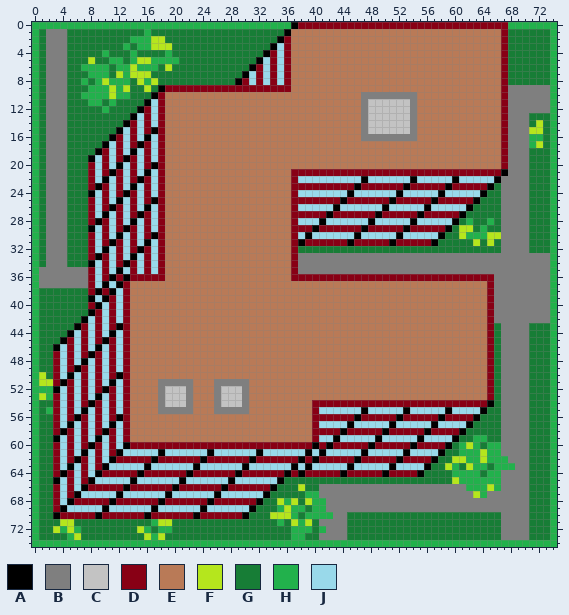
Edited in one commit: sprite sheet (src/Mirage.Urbanization.Resources/Tiles/Clusters/GrowthZones/Residential/d2_q1_n1_a1.png). Above: the version before the commit.
The file is 75x75 pixels. Colours within 5 levels of each other are drawn and written as one.
Palette (. is transparent): A #000000  B #7f7f7f  C #c3c3c3  D #880015  E #b97a57  F #b5e61d  G #177d36  H #22b14c  J #99d9ea
After:
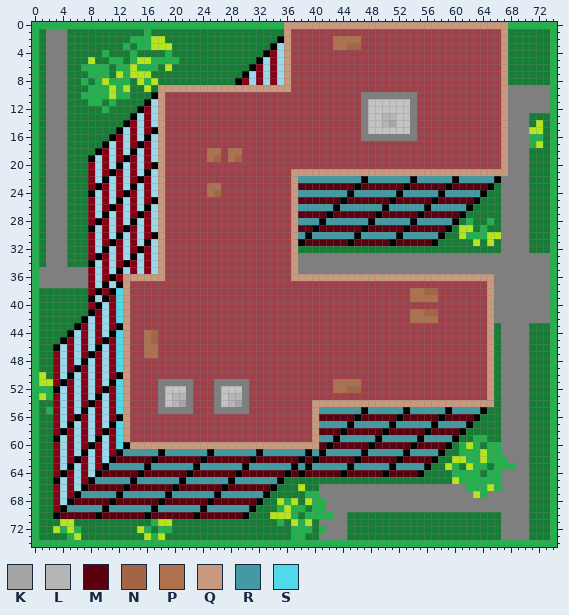
Colours new in this view: K #a5a5a5  L #b5b5b5  M #5b000e  N #a36543  P #ae704d  Q #c9997e  R #449aa2  S #50dae9
The exact change:
colour E: #b97a57 -> #9e414a
Changed rows in their new state; - is a pixel that keeps its letter.
first column x 4:
 0 --------------------------------QQQQQQQQQQQQQQQQQQQQQQQQQQQQQQQQ
 1 --------------------------------Q------------------------------Q
 2 --------------------------------Q------PPPP--------------------Q
 3 --------------------------------Q------PPNN--------------------Q
 4 --------------------------------Q------------------------------Q
 5 --------------------------------Q------------------------------Q
 6 --------------------------------Q------------------------------Q
 7 --------------------------------Q------------------------------Q
 8 --------------------------------Q------------------------------Q
 9 --------------QQQQQQQQQQQQQQQQQQQ------------------------------Q
10 --------------Q------------------------------------------------Q
11 --------------Q------------------------------------------------Q
12 --------------Q------------------------------------------------Q
13 --------------Q-------------------------------LL---------------Q
14 --------------Q-------------------------------LK---------------Q
15 --------------Q------------------------------------------------Q
16 --------------Q------------------------------------------------Q
17 --------------Q------------------------------------------------Q
18 --------------Q------PP-PP-------------------------------------Q
19 --------------Q------PN-PN-------------------------------------Q
20 --------------Q------------------------------------------------Q
21 --------------Q------------------QQQQQQQQQQQQQQQQQQQQQQQQQQQQQQQ
22 --------------Q------------------QRRRRRRRRR-RRRRRR-RRRRR-RRRRR--
23 --------------Q------PP----------QMMMMMMMM-MMMMMM-MMMMM-MMMMM---
24 --------------Q------PN----------QRRRRRRR-RRRRRR-RRRRR-RRRRR----
25 --------------Q------------------QMMMMMM-MMMMMM-MMMMM-MMMMM-----
26 --------------Q------------------QRRRRR-RRRRRR-RRRRR-RRRRR------
27 --------------Q------------------QMMMM-MMMMMM-MMMMM-MMMMM-------
28 --------------Q------------------QRRR-RRRRRR-RRRRR-RRRRR--------
29 --------------Q------------------QMM-MMMMMM-MMMMM-MMMMM---------
30 --------------Q------------------QR-RRRRRR-RRRRR-RRRRR----------
31 --------------Q------------------Q-MMMMMM-MMMMM-MMMMM-----------
32 --------------Q------------------Q------------------------------
33 --------------Q------------------Q------------------------------
34 --------------Q------------------Q------------------------------
35 --------------Q------------------Q------------------------------
36 ---------QQQQQQ------------------QQQQQQQQQQQQQQQQQQQQQQQQQQQQQ--
37 ---------Q---------------------------------------------------Q--
38 --------SQ----------------------------------------PPNN-------Q--
39 --------SQ----------------------------------------PPPP-------Q--
40 --------SQ---------------------------------------------------Q--
41 --------SQ----------------------------------------PPNN-------Q--
42 --------SQ----------------------------------------PPPP-------Q--
43 ---------Q---------------------------------------------------Q--
44 --------SQ--PN-----------------------------------------------Q--
45 --------SQ--PN-----------------------------------------------Q--
46 --------SQ--PP-----------------------------------------------Q--
47 --------SQ--PP-----------------------------------------------Q--
48 --------SQ---------------------------------------------------Q--
49 --------SQ---------------------------------------------------Q--
50 ---------Q---------------------------------------------------Q--
51 --------SQ-----------------------------PPPP------------------Q--
52 --------SQ-----------------------------PPNN------------------Q--
53 --------SQ------LL------LL-----------------------------------Q--
54 --------SQ------LK------LK----------QQQQQQQQQQQQQQQQQQQQQQQQQQ--
55 --------SQ--------------------------QRRRRRR-RRRRR-RRRRR-RRRR----
56 ---------Q--------------------------QMMMMM-MMMMM-MMMMM-MMMM-----
57 --------SQ--------------------------QRRRR-RRRRR-RRRRR-RRRR------
58 --------SQ--------------------------QMMM-MMMMM-MMMMM-MMMM-------
59 --------SQ--------------------------QRR-RRRRR-RRRRR-RRRR--------
60 --------S-QQQQQQQQQQQQQQQQQQQQQQQQQQQM-MMMMM-MMMMM-MMMM---------
61 ---------RRRRR-RRRRRR-RRRRRR-RRRRRR-R-RRRRR-RRRRR-RRRR----------
62 --------MMMMM-MMMMMM-MMMMMM-MMMMMM-M-MMMMM-MMMMM-MMMM-----------
63 -------RRRRR-RRRRRR-RRRRRR-RRRRRR-R-RRRRR-RRRRR-RRRR------------
64 ------MMMMM-MMMMMM-MMMMMM-MMMMMM-M-MMMMM-MMMMM-MMMM-------------
65 -----RRRRR-RRRRRR-RRRRRR-RRRRRR---------------------------------
66 ----MMMMM-MMMMMM-MMMMMM-MMMMMM----------------------------------
67 ---RRRRR-RRRRRR-RRRRRR-RRRRRR-----------------------------------
68 --MMMMM-MMMMMM-MMMMMM-MMMMMM------------------------------------
69 -RRRRR-RRRRRR-RRRRRR-RRRRRR-------------------------------------
70 MMMMM-MMMMMM-MMMMMM-MMMMMM--------------------------------------
